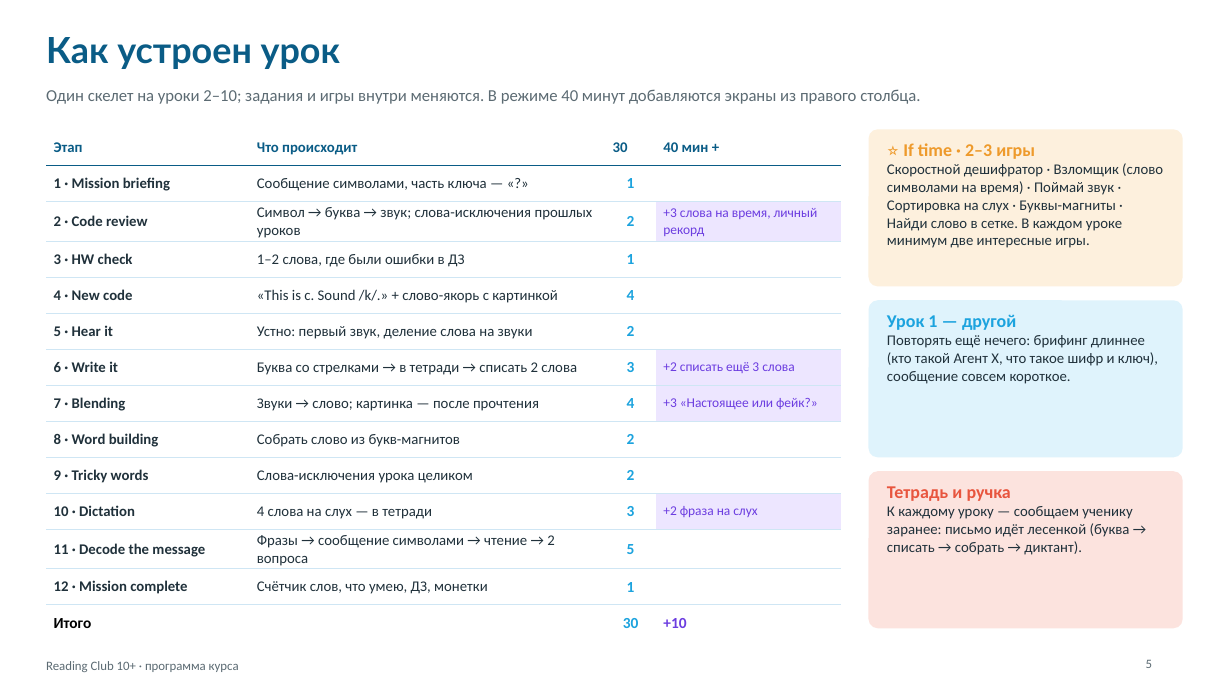
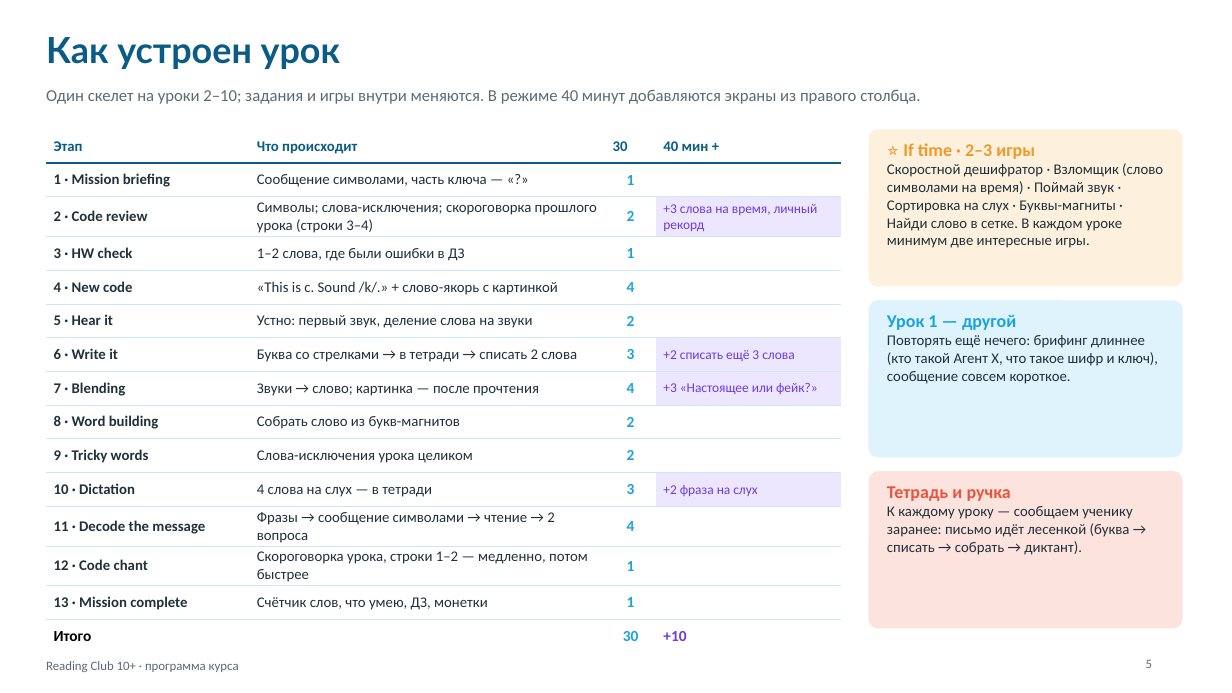
Before and after one commit to wowspeakschool-lang/classroom, a slide deck: slide 5 of builds/fonika_10_12/programma/Программа курса Reading Club 10+.pptx. Drawn at 1232x693 pixels with LibreOffice and Linux fonts; fonts in the diff are those of the drawing. Boxes give left, top, right and bottom in pixels: in the first picture for what was removed or moved away, otherwise in the second. Text is boxed around its words. In the diff, an @@ line names an element or a change of style, - is before the commit and + after.

```diff
--- a/builds/fonika_10_12/programma/Программа курса Reading Club 10+.pptx
+++ b/builds/fonika_10_12/programma/Программа курса Reading Club 10+.pptx
@@ table at (46, 129, 841, 645) @@
-row 3, column 2: Символ → буква → звук; слова-исключения прошлых уроков
+row 3, column 2: Символы; слова-исключения; скороговорка прошлого урока (строки 3–4)
-row 12: 11 · Decode the message | Фразы → сообщение символами → чтение → 2 вопроса | 5 | 
-row 13: 12 · Mission complete | Счётчик слов, что умею, ДЗ, монетки | 1 | 
+row 12: 11 · Decode the message | Фразы → сообщение символами → чтение → 2 вопроса | 4 | 
+row 13: 12 · Code chant | Скороговорка урока, строки 1–2 — медленно, потом быстрее | 1 | 
+row 14: 13 · Mission complete | Счётчик слов, что умею, ДЗ, монетки | 1 | 
```
Also in this commit, not shown: 4 other files.
